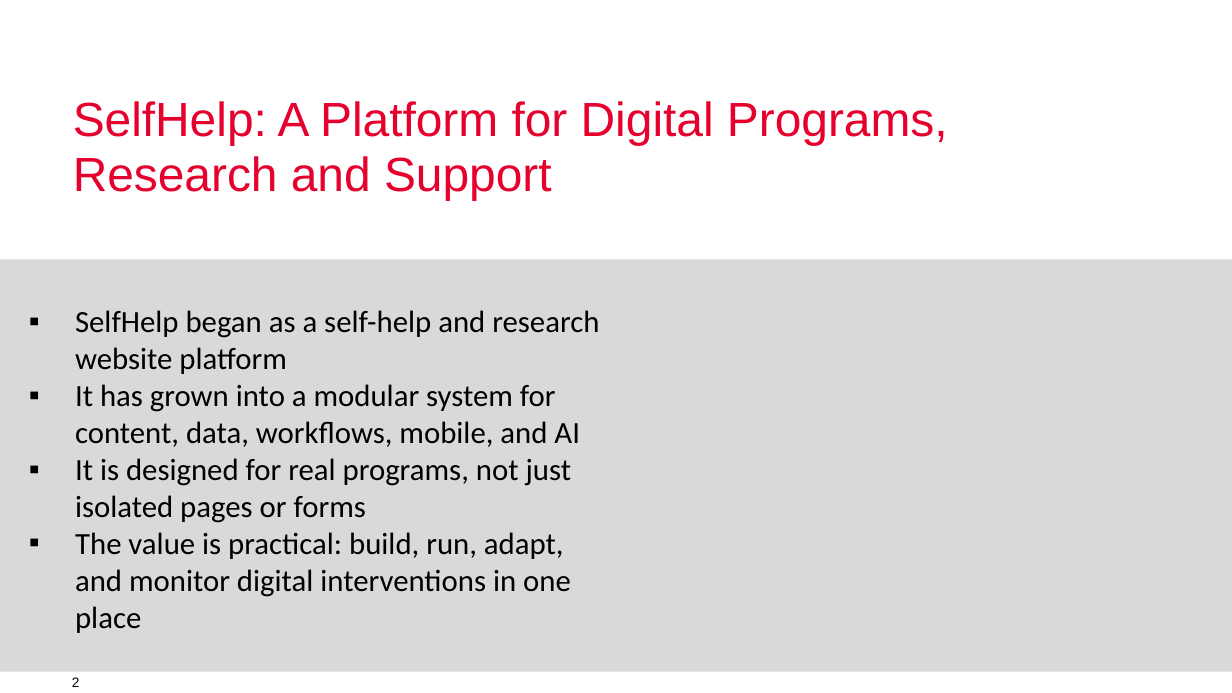
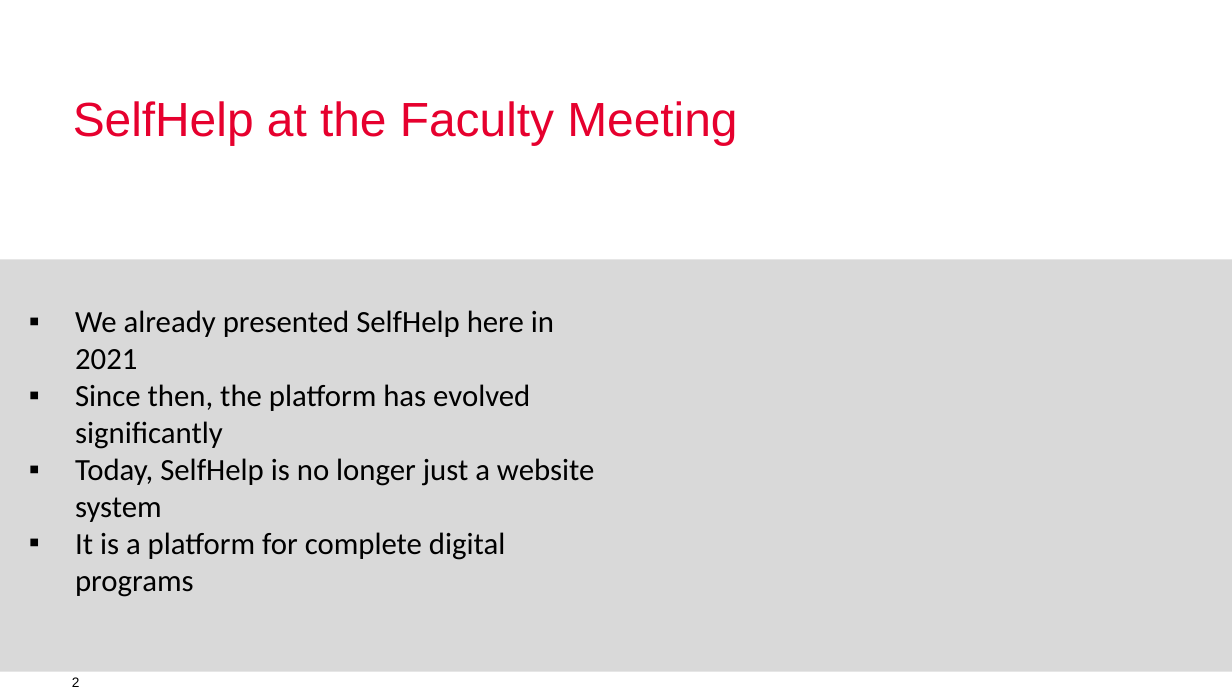
Before and after one commit to humdek-unibe-ch/sh-docs-presentations, a slide deck: slide 2 of SelfHelp-2026.pptx. Drawn at 1232x693 pixels with LibreOffice and Linux fonts; fonts in the diff are those of the drawing; background and template pictures are left out. Boxes give left, top, right and bottom in pixels: in the first picture for what was removed or moved away, otherwise in the second. Text is boxed around its words. In the diff, an @@ line names an element or a change of style, - is before the commit and + after.

```diff
--- a/SelfHelp-2026.pptx
+++ b/SelfHelp-2026.pptx
@@ title at <box>73,101,737,145</box>: text changed @@
-SelfHelp: A Platform for Digital Programs, Research and Support
+SelfHelp at the Faculty Meeting
@@ text at <box>75,310,594,597</box>: text changed @@
-▪ SelfHelp began as a self-help and research website platform
-▪ It has grown into a modular system for content, data, workflows, mobile, and AI
-▪ It is designed for real programs, not just isolated pages or forms
-▪ The value is practical: build, run, adapt, and monitor digital interventions in one place
+▪ We already presented SelfHelp here in 2021
+▪ Since then, the platform has evolved significantly
+▪ Today, SelfHelp is no longer just a website system
+▪ It is a platform for complete digital programs
```
Also in this commit, not shown: 10 other slides changed, 2 slides removed, 2 other files.
